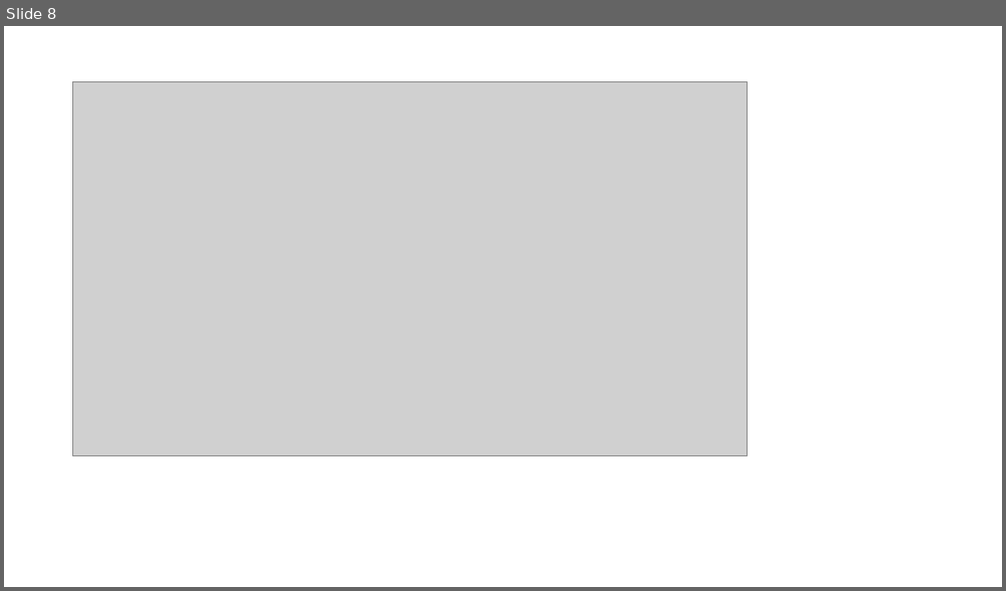
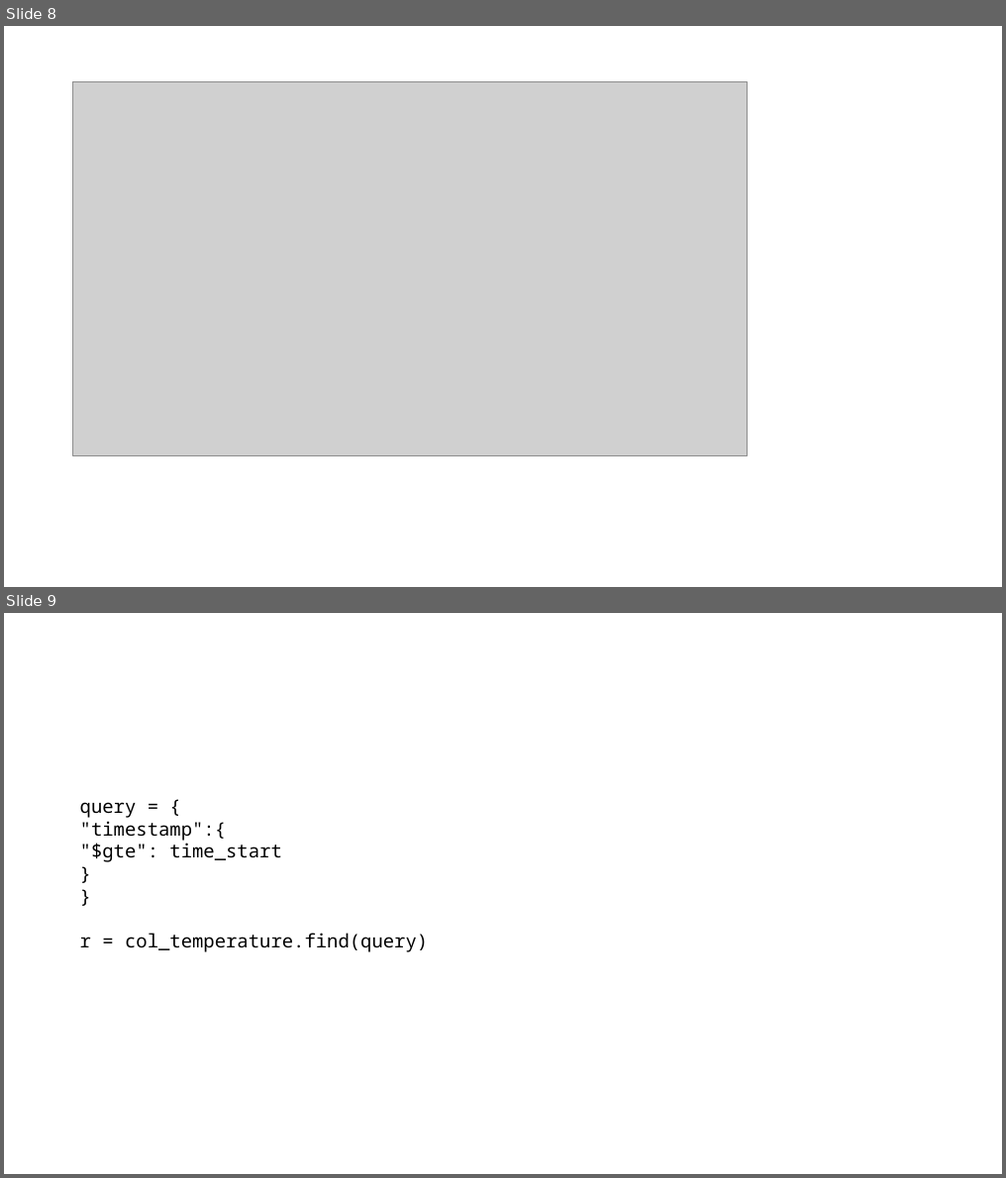
Before and after one commit to stvgz/python-opc-example, a slide deck: opc-ua-examples.pptx. Shown one above the other, each under a label of ours: slide 8 before the commit, slides 8 and 9 after it. The pictures are 1006x591 and 1006x1178 pixels, drawn with LibreOffice and Linux fonts; fonts in the diff are those of the drawing; grey boxes stand for pictures. Boxes give left, top, right and bottom in pixels: in the first picture for what was removed or moved away, otherwise in the second. Text is boxed around its words. In the diff, an @@ line names an element or a change of style, - is before the commit and + after.

```diff
--- a/opc-ua-examples.pptx
+++ b/opc-ua-examples.pptx
@@ slide 9 added at (x1=4, y1=613, x2=1002, y2=1174), background #FFFFFF @@
@@ text added at (x1=80, y1=802, x2=428, y2=953), 18 pt, text #000000 @@
+query = {
+"timestamp":{
+"$gte": time_start
+}
+}
+r = col_temperature.find(query)
```
Also in this commit, not shown: 1 slide changed, 1 other slide added, 1 other file.
